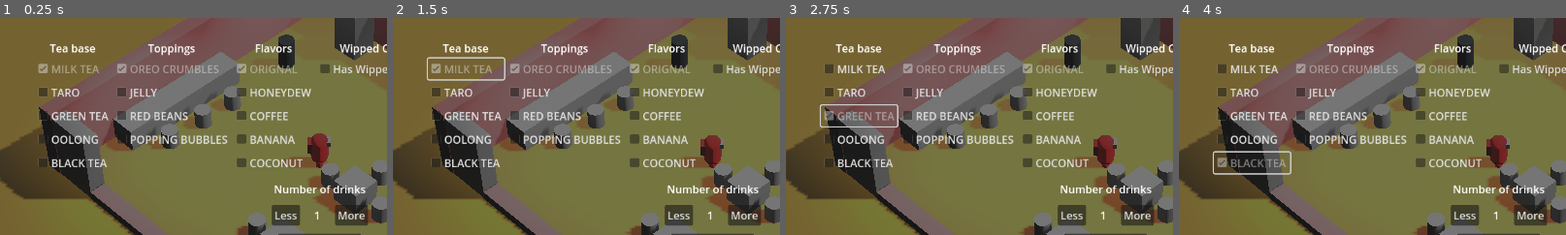
Above: before the commit, frames 1-4 (left to right).
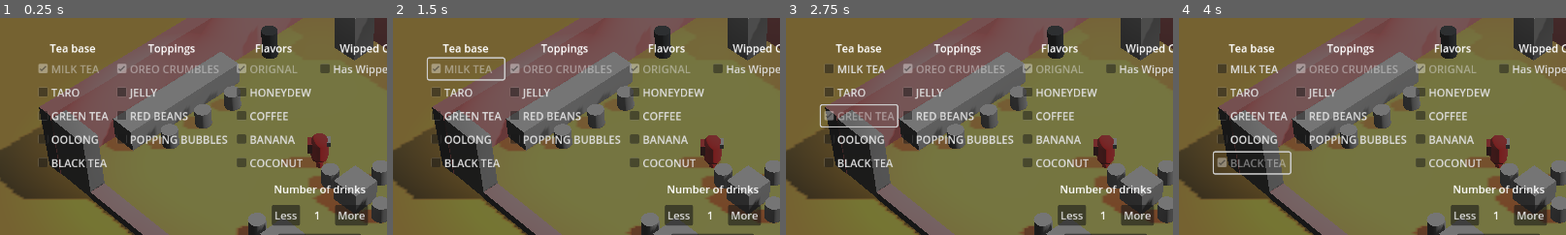
Above: after the commit, the same moments.

Repository: Kamjam/Bobaeria-Cafe
Game: Godot game, scene res://Scenes/Main.tscn
Same seed, same stepped clock (60 frames per second), same inputs: the game is played once before the commit and once after it. The engine's default icon, where the game draws it, is replaced by a stand-in: a white triangle on a blue panel in a dark square.
Inputs:
- Up to frame 1 (0.25 s): no input
- Up to frame 2 (1.5 s): click "TARO" at 0.5 s; click "MILK TEA" at 1.25 s
- Up to frame 3 (2.75 s): click "GREEN TEA" at 2 s
- Up to frame 4 (4 s): click "OOLONG" at 2.75 s; click "BLACK TEA" at 3.5 s
The pictures show only the part of the screen within x 9-59%, y 17-67%; the shares and areas given below are measured in that part.

The runs differ from the first frame. In frame 1, 1.2% of the frame differs, in the area x 67-77%, y 3-24%; in frame 2, 1.2%; in frame 3, 1.2%; in frame 4, 1.2%.

Commit message:
Override

Diff:
--- a/bobaeria-cafe/Player/player.gd
+++ b/bobaeria-cafe/Player/player.gd
@@ -50,11 +50,9 @@
 		interactables[0].queue_free()
 		interactables.remove_at(0)
 		pickedObject = false
-		print("trashed")
 	elif event.is_action_pressed("interact") and menuController != null:
 		menuController.enable_constructor_menu()
 		canMove = !canMove
-		print("menu opened")
 
 func pick_up_object(object):
 	object.reparent(self)
--- a/bobaeria-cafe/Scenes/Main.tscn
+++ b/bobaeria-cafe/Scenes/Main.tscn
@@ -16,6 +16,7 @@
 [ext_resource type="Script" path="res://ScoreScripts/score_mannager.gd" id="14_asaiu"]
 [ext_resource type="PackedScene" path="res://drink_spawner.tscn" id="15_0wdf1"]
 [ext_resource type="PackedScene" uid="uid://cgtxsrha2o255" path="res://Prefabs/Tea.tscn" id="16_2kvcp"]
+[ext_resource type="AudioStream" uid="uid://d2dl1wt6gslug" path="res://Sounds/Music/(no copyright music) lofi type beat 'Grinch's cafe shop' free vlog music  by Lofiru.mp3" id="17_2ycdk"]
 
 [sub_resource type="NavigationMesh" id="NavigationMesh_qm2hx"]
 vertices = PackedVector3Array(16.6537, 0.0398855, -7.70873, 16.9037, 0.0398855, -7.20873, 50.1537, 0.0398855, -38.7087, …(2848 unchanged characters)…
@@ -327,7 +328,7 @@
 transform = Transform3D(2.13313, 0, 2.10944, 0, 3, 0, -2.10944, 0, 2.13313, -13.4307, 0.266522, 1.38014)
 
 [node name="Trash" parent="." instance=ExtResource("13_c4xk5")]
-transform = Transform3D(1, 0, 0, 0, 1, 0, 0, 0, 1, -2.02721, 0.791596, -8.64735)
+transform = Transform3D(1, 0, 0, 0, 1, 0, 0, 0, 1, -3.07418, 0.791596, -9.53582)
 
 [node name="ScoreKeeper" type="Node3D" parent="."]
 transform = Transform3D(2.13313, 0, 2.10944, 0, 3, 0, -2.10944, 0, 2.13313, -13.4307, 0.266522, 1.38014)
@@ -338,6 +339,12 @@
 _drink_spawn_points = [NodePath("../NavigationRegion3D/Table8/DrinkSpawnPoint"), NodePath("../NavigationRegion3D/Table7/DrinkSpawnPoint"), NodePath("../NavigationRegion3D/Table6/DrinkSpawnPoint")]
 _drink_constructor = NodePath("../Control")
 
+[node name="MusicPlayer" type="AudioStreamPlayer3D" parent="."]
+transform = Transform3D(-0.707107, 0, -0.707107, 0, 1, 0, 0.707107, 0, -0.707107, 12.4042, 0.14535, -2.48874)
+stream = ExtResource("17_2ycdk")
+autoplay = true
+parameters/looping = true
+
 [node name="Lights" type="Node3D" parent="."]
 transform = Transform3D(1, 0, 0, 0, -4.37114e-08, 1, 0, -1, -4.37114e-08, 0, 10.6467, -2.11255e-07)
 
--- a/bobaeria-cafe/Time/scripts/time_gui.gd
+++ b/bobaeria-cafe/Time/scripts/time_gui.gd
@@ -25,15 +25,13 @@
 		update_label(hour_label, date_time.twelve_hr)
 	if is_twelve_hr_clock and date_time.hours == 24:
 		is_twelve_hr_clock = false
-		#update_label(hour_label, date_time.hours)
 
 func calc_meridiem(hours:int):
+	print(hours)
 	if hours >= 12 and cur_state == MState.AM:
 		cur_state = MState.PM
 		meridiem_label.text = "PM"
-	else: #hours >= 24 and cur_state == MState.PM:
-		cur_state = MState.AM
-		meridiem_label.text = "AM"
+
 
 func add_leading_zero(label:Label, value:int):
 	if value < 10: label.text += '0'
Not shown: 1 places in bobaeria-cafe/Scenes/Main.tscn that only renumber resources
Not shown, added: bobaeria-cafe/Sounds/Music/(no copyright music) lofi type beat 'Grinch's cafe shop' free vlog music by Lofiru.mp3.import
Not shown, added: bobaeria-cafe/Sounds/Music/(no copyright music) lofi type beat 'Grinch's cafe shop' free vlog music by Lofiru.mp3
